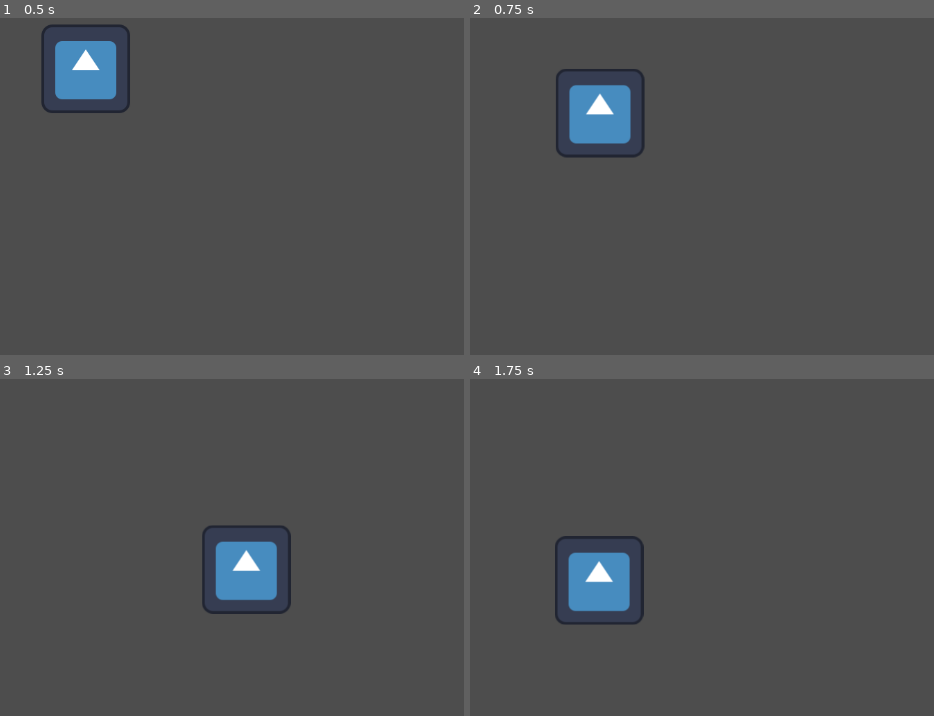
Above: before the commit, frames 1-4 (two rows, left to right).
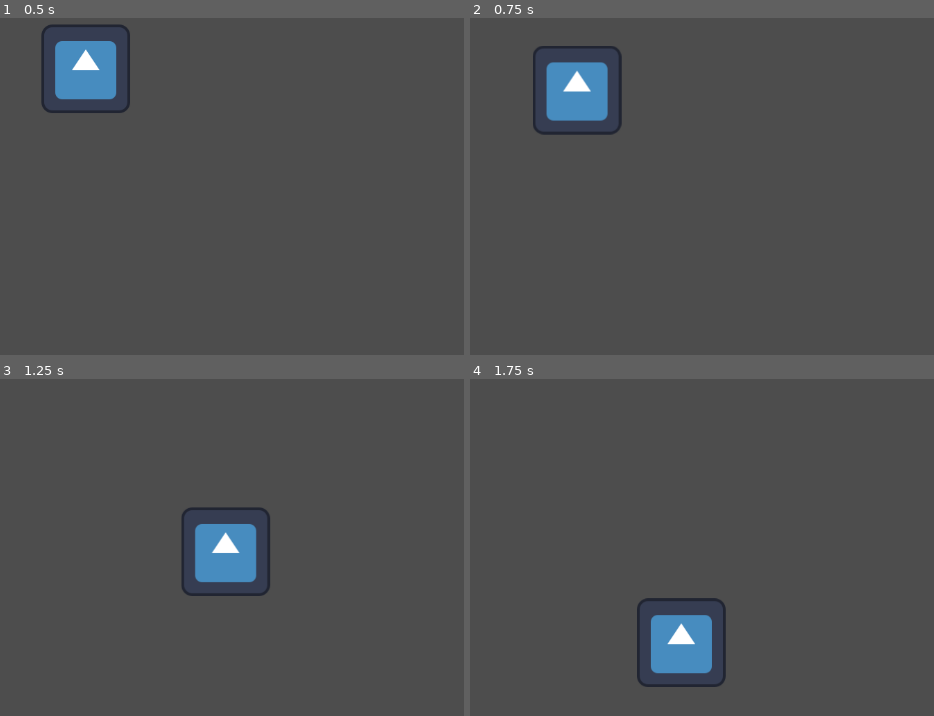
Above: after the commit, the same moments.

Repository: Nolucci/CGJ2025
Game: Godot game, scene res://scenes/player/player.tscn
Same seed, same stepped clock (60 frames per second), same inputs: the game is played once before the commit and once after it. The engine's default icon, where the game draws it, is replaced by a stand-in: a white triangle on a blue panel in a dark square.
Inputs (mouse positions are in pixels of both pictures, inside the frame that each line leads up to):
- Up to frame 1 (0.5 s): no input
- Up to frame 2 (0.75 s): tap Enter at 0.5 s; move the mouse to (794, 108) at 0.52 s; hold D (move_right) from 0.53 s (still down); hold S (move_bot) from 0.53 s (still down)
- Up to frame 3 (1.25 s): keep holding D (move_right); keep holding S (move_bot); tap W (move_top) at 0.8 s
- Up to frame 4 (1.75 s): move the mouse to (outside the picture) at 1.27 s; release D (move_right) at 1.28 s; release S (move_bot) at 1.28 s; hold Left (move_left) from 1.28 s (still down); tap W (move_top) at 1.35 s; tap S (move_bot) at 1.55 s

Frame 1 is identical in both runs. In frame 2, 4.1% of the frame differs, in the area x 13-38%, y 8-42%; in frame 3, 3.8%; in frame 4, 6.0%, in the area x 18-56%, y 46-92%.

Commit message:
smooth movement

Diff:
--- a/scenes/player/player.tscn
+++ b/scenes/player/player.tscn
@@ -18,7 +18,7 @@
 radius = 43.0
 height = 92.0
 
-[node name="Player" type="Area2D"]
+[node name="Player" type="CharacterBody2D"]
 position = Vector2(487, 235)
 script = ExtResource("1_f24cv")
 
--- a/scripts/player/player.gd
+++ b/scripts/player/player.gd
@@ -1,27 +1,28 @@
-extends Area2D
+extends CharacterBody2D
 
-@export var speed = 450
-var screen_size
+@export var maxSpeed = 450
+@export var accel = 2000
+@export var friction = 600
 
-# Called when the node enters the scene tree for the first time.
-func _ready():
-	screen_size = get_viewport_rect().size
+var input = Vector2.ZERO
 
+func _physics_process(delta):
+	player_movement(delta)
 
-# Called every frame. 'delta' is the elapsed time since the previous frame.
-func _process(delta):
-	var velocity = Vector2.ZERO
+func get_input():
+	input.x = int(Input.is_action_pressed("move_right")) - int(Input.is_action_pressed("move_left"))
+	input.y = int(Input.is_action_pressed("move_bot")) - int(Input.is_action_pressed("move_top"))
+	return input.normalized()
 
-	if Input.is_action_pressed("move_right"):
-		velocity.x += 1
-	if Input.is_action_pressed("move_left"):
-		velocity.x -= 1
-	if Input.is_action_pressed("move_bot"):
-		velocity.y += 1
-	if Input.is_action_pressed("move_top"):
-		velocity.y -= 1
+func player_movement(delta):
+	input = get_input()
 
-	if velocity.length() > 0:
-		velocity = velocity.normalized() * speed;
-
-	position += velocity * delta
+	if input == Vector2.ZERO:
+		if velocity.length() > (friction * delta):
+			velocity -= velocity.normalized() * (friction * delta)
+		else:
+			velocity = Vector2.ZERO
+	else:
+		velocity += (input * accel * delta)
+		velocity = velocity.limit_length(maxSpeed)
+	move_and_slide()
